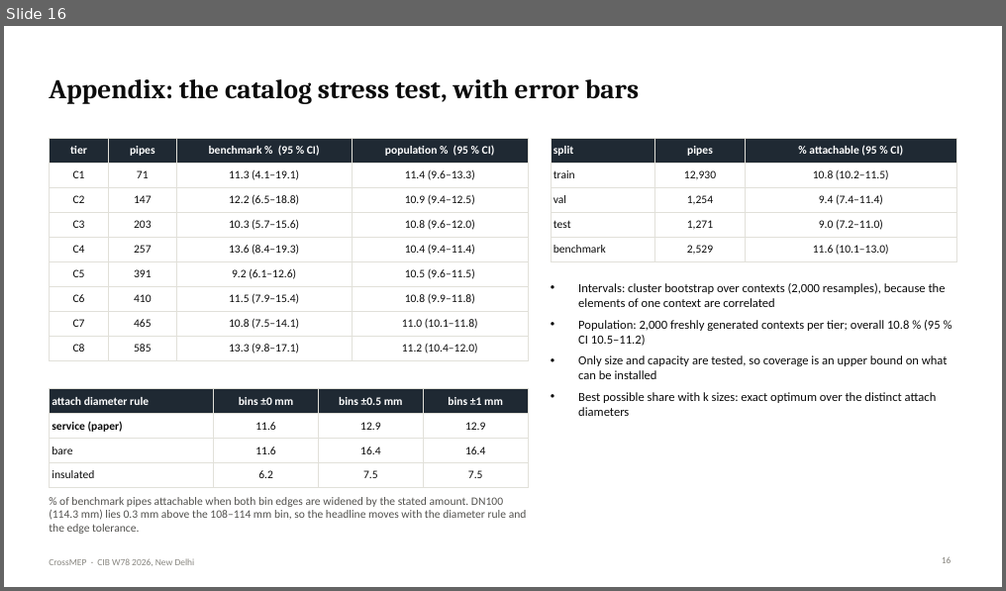
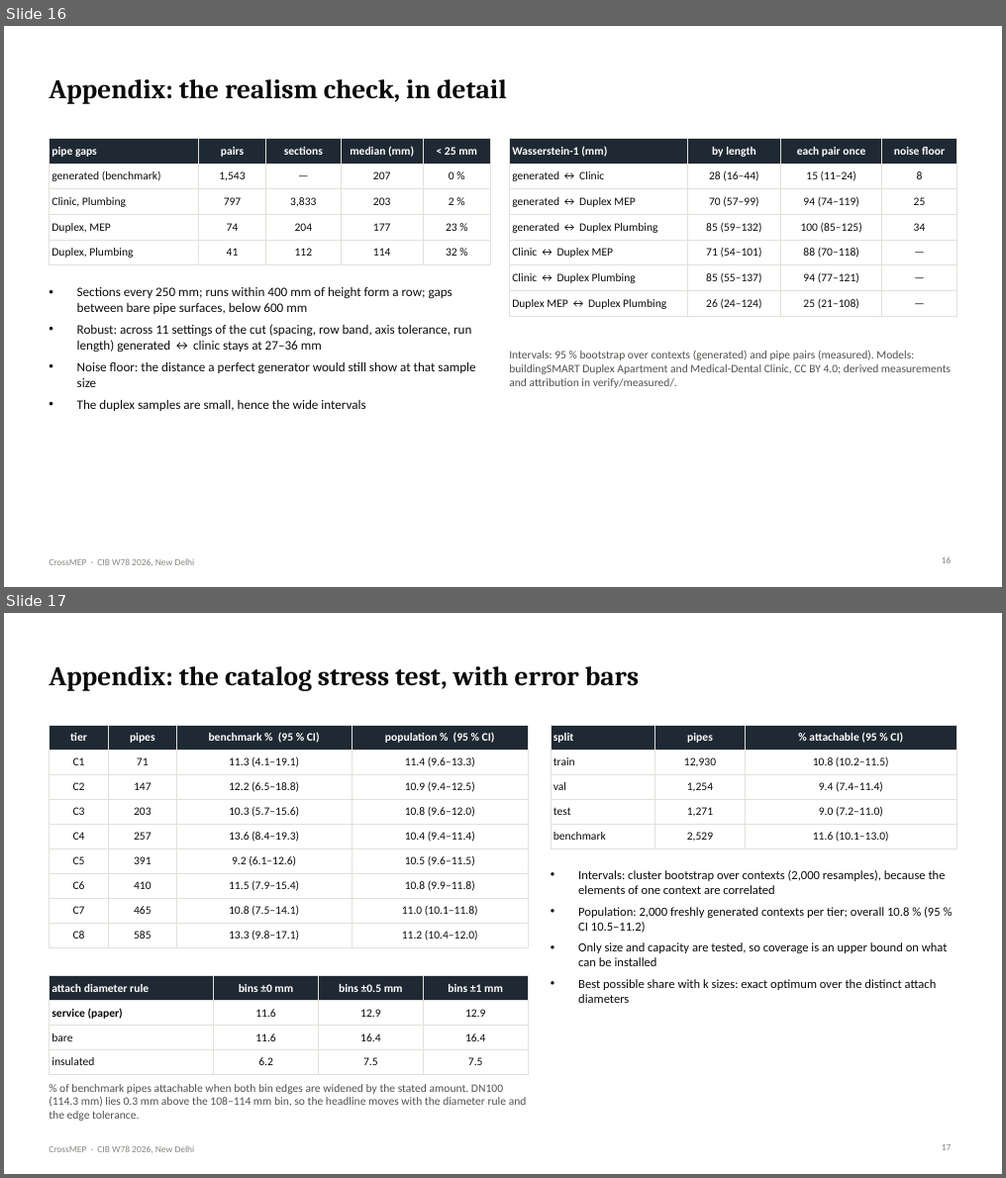
Before and after one commit to lavinia-ped/CrossMEP_Dataset, a slide deck: docs/CrossMEP_CIBW78_talk.pptx. Shown one above the other, each under a label of ours: slide 16 before the commit, slides 16 and 17 after it. The pictures are 1006x591 and 1006x1178 pixels, drawn with LibreOffice and Linux fonts; fonts in the diff are those of the drawing. Boxes give left, top, right and bottom in pixels: in the first picture for what was removed or moved away, otherwise in the second. Text is boxed around its words. In the diff, an @@ line names an element or a change of style, - is before the commit and + after.

```diff
--- a/docs/CrossMEP_CIBW78_talk.pptx
+++ b/docs/CrossMEP_CIBW78_talk.pptx
@@ slide 16 added at [4, 26, 1002, 587], background #FFFFFF; not listed: 1 template element that a slide beside it also shows @@
@@ title added at [49, 79, 507, 104], 26 pt, text #0B0B0B, bold @@
+Appendix: the realism check, in detail
@@ table added at [49, 138, 491, 262], 5 rows, 5 columns @@
+pipe gaps | pairs | sections | median (mm) | < 25 mm
+generated (benchmark) | 1,543 | — | 207 | 0 %
+Clinic, Plumbing | 797 | 3,833 | 203 | 2 %
+Duplex, MEP | 74 | 204 | 177 | 23 %
+Duplex, Plumbing | 41 | 112 | 114 | 32 %
@@ table added at [509, 138, 957, 313], 7 rows, 4 columns @@
+Wasserstein-1 (mm) | by length | each pair once | noise floor
+generated ↔ Clinic | 28 (16–44) | 15 (11–24) | 8
+generated ↔ Duplex MEP | 70 (57–99) | 94 (74–119) | 25
+generated ↔ Duplex Plumbing | 85 (59–132) | 100 (85–125) | 34
+Clinic ↔ Duplex MEP | 71 (54–101) | 88 (70–118) | —
+Clinic ↔ Duplex Plumbing | 85 (55–137) | 94 (77–121) | —
+Duplex MEP ↔ Duplex Plumbing | 26 (24–124) | 25 (21–108) | —
@@ text added at [77, 287, 475, 411], 12.5 pt, text #0B0B0B @@
+• Sections every 250 mm; runs within 400 mm of height form a row; gaps between bare pipe surfaces, below 600 mm
+• Robust: across 11 settings of the cut (spacing, row band, axis tolerance, run length) generated ↔ clinic stays at 27–36 mm
+• Noise floor: the distance a perfect generator would still show at that sample size
+• The duplex samples are small, hence the wide intervals
@@ text added at [509, 351, 950, 388], 11 pt, text #52514E @@
+Intervals: 95 % bootstrap over contexts (generated) and pipe pairs (measured). Models: buildingSMART Duplex Apartment and Medical-Dental Clinic, CC BY 4.0; derived measurements and attribution in verify/measured/.
@@ page number added at [942, 557, 951, 564], 9 pt, text #898781 @@
+16
@@ what was slide 16 is now slide 17 @@
@@ page number at [942, 1145, 951, 1151]: text changed @@
-16
+17
```
Also in this commit, not shown: 4 slides changed, 2 other slides added, 2 slides removed, 32 other files.
